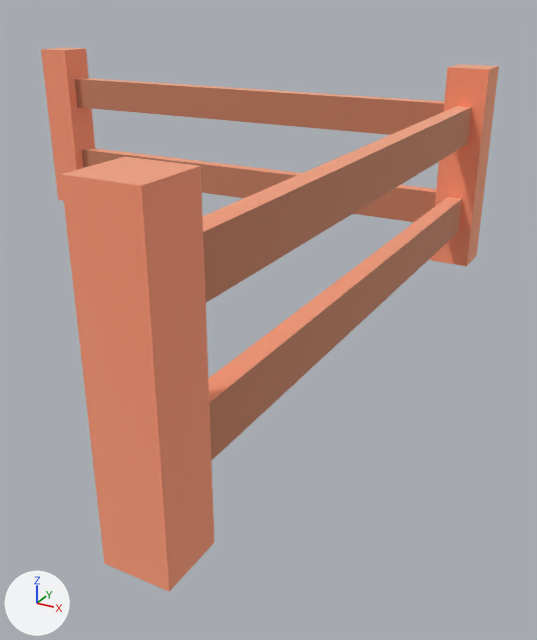
What one commit did to the glTF model games/pig-pens/baked/models/post.glb.
Before and after are seen from a camera (50 mm lens) standing at (0.805, -0.882, 0.41) and looking at (0.285, 0.064, -0.063). Lighting does not change. The marker at lower left points along +X, +Y and +Z. The older version comes first. Vertices at exactly the same position are counted once.

In view in the first picture: 'fence_corner'.
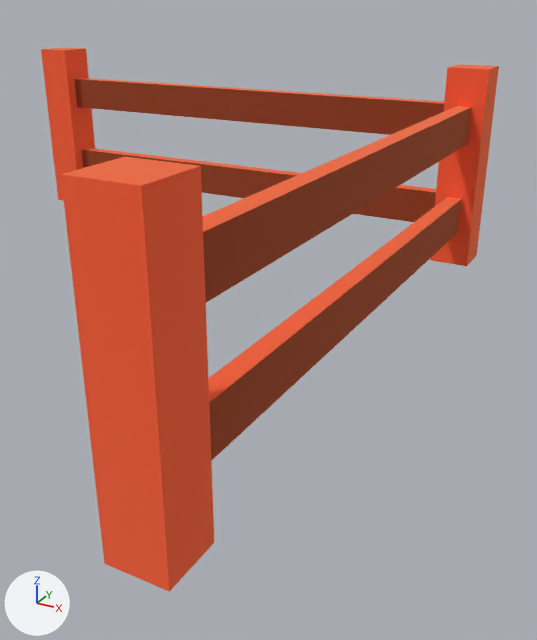
Patch to the scene script:
```diff
--- a/games/pig-pens/baked/models/post.glb.py
+++ b/games/pig-pens/baked/models/post.glb.py
@@ mat_wood @@
+mat_wood = bpy.data.materials.new('wood')
+mat_wood.use_nodes = True; mat_wood.node_tree.nodes.clear()
+_N = mat_wood.node_tree.nodes; _L = mat_wood.node_tree.links
+n0 = _N.new('ShaderNodeBsdfPrincipled'); n0.name = 'Principled BSDF'
+n0.inputs[1].default_value = 1.0  # 'Metallic'
+n0.inputs[2].default_value = 1.0  # 'Roughness'
+n1 = _N.new('ShaderNodeOutputMaterial'); n1.name = 'Material Output'
+n2 = _N.new('ShaderNodeVertexColor'); n2.name = 'Color Attribute'
+_L.new(n0.outputs[0], n1.inputs[0])  # 'BSDF' to 'Surface'
+_L.new(n2.outputs[0], n0.inputs[0])  # 'Color' to 'Base Color'
@@ me_mesh_fence_corner @@
 me_mesh_fence_corner.from_pydata(...)  # 56 vertices, 116 faces; spans x -0.5..0.5, y -0.5..0.5, z 0.0..0.345
 # used by ob_fence_corner; location = (0.0, 0.0, -0.05)
+# me_mesh_fence_corner part 1: all 16 faces that had it switch from mat_wooddark (beige #e3af94) to mat_wood
+# me_mesh_fence_corner part 2: all 100 faces that had it switch from mat_woodlight (beige #ffc5a7) to mat_wood
+# me_mesh_fence_corner part 3: vertex colours changed
```

Where the change shows, as pixel boxes [x1, y1, x2, y2] in the pictures (537 x 640 px):
part 1 of me_mesh_fence_corner, recoloured (darker)
    both: [74, 79, 472, 461]
part 2 of me_mesh_fence_corner, recoloured (darker)
    both: [41, 48, 499, 592]
